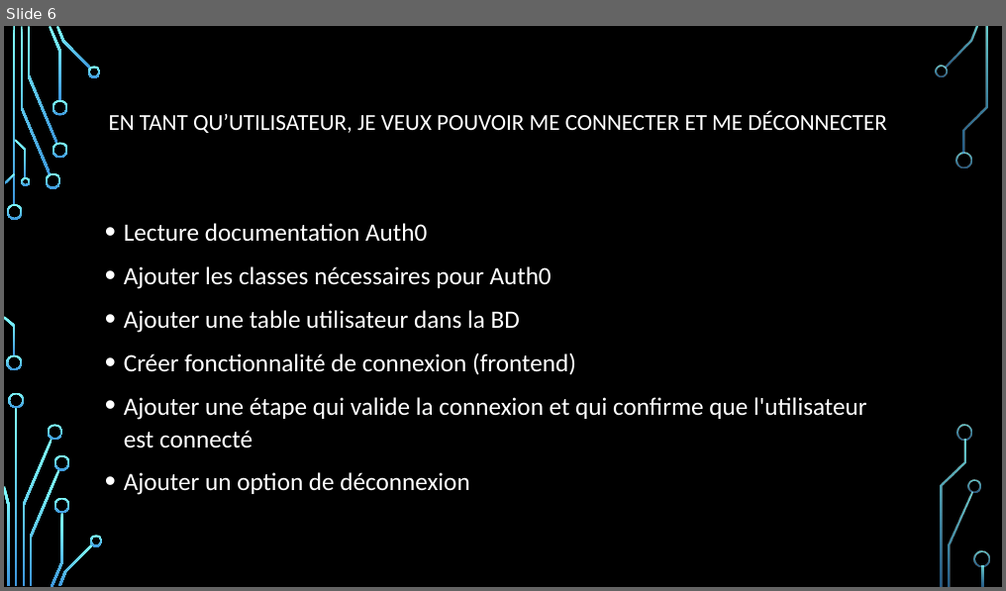
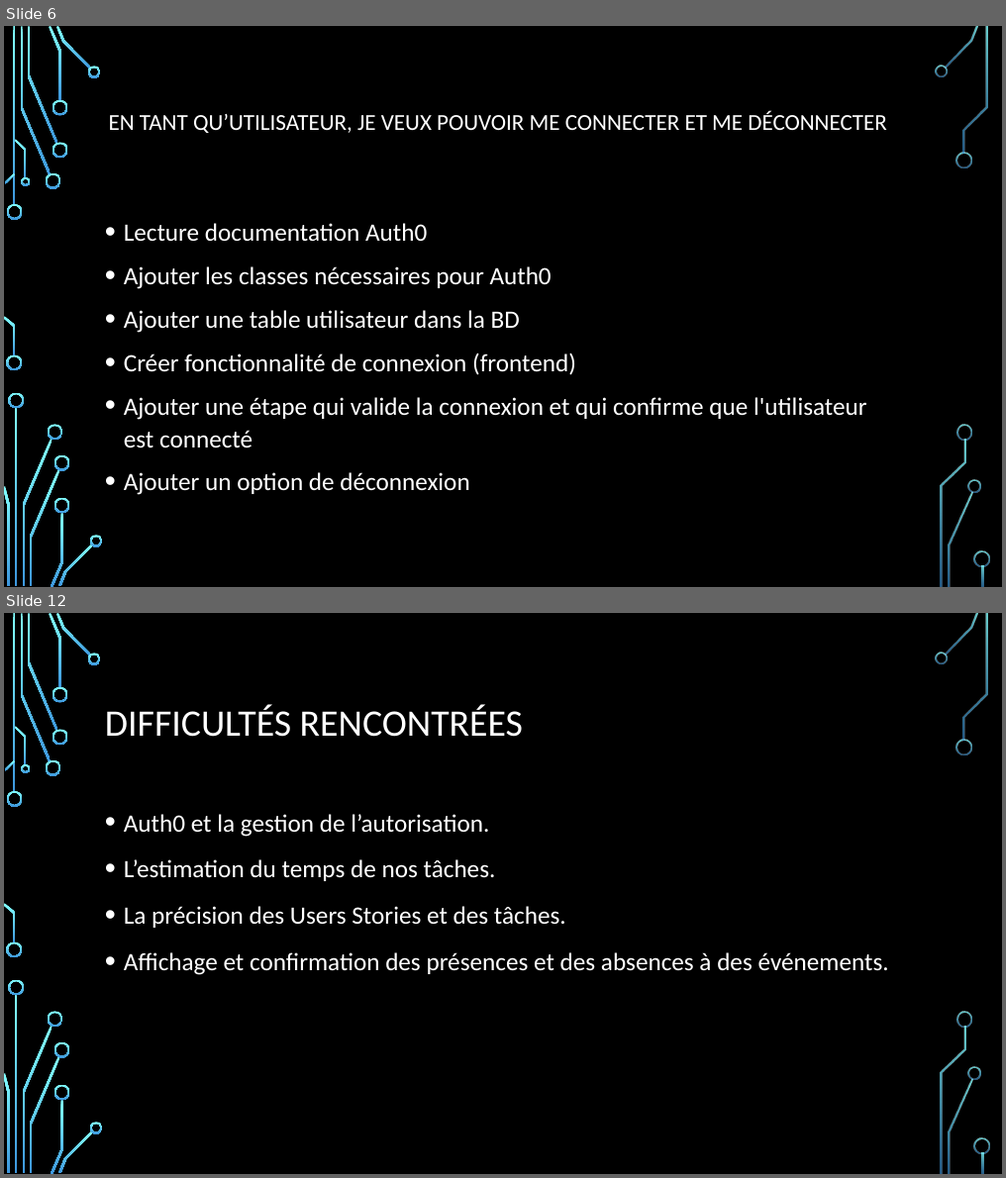
Before and after one commit to DFC-Informatique-Cegep-de-Sainte-Foy/GestionEquipesSportives, a slide deck: Documentation/Revue 2/Presentation_Revue_2.pptx. Shown one above the other, each under a label of ours: slide 6 before the commit, slides 6 and 12 after it; the slides between them are not shown. The pictures are 1006x591 and 1006x1178 pixels, drawn with LibreOffice and Linux fonts; fonts in the diff are those of the drawing; background and template pictures are left out. Boxes give left, top, right and bottom in pixels: in the first picture for what was removed or moved away, otherwise in the second. Text is boxed around its words. In the diff, an @@ line names an element or a change of style, - is before the commit and + after.

```diff
--- a/Documentation/Revue 2/Presentation_Revue_2.pptx
+++ b/Documentation/Revue 2/Presentation_Revue_2.pptx
@@ slide 12 added at [4, 613, 1002, 1174], background picture (left out); not listed: 36 template elements that a slide beside it also shows @@
@@ title added at [105, 704, 523, 737], 36 pt, text #FFFFFF @@
+DIFFICULTÉS RENCONTRÉES
@@ text added at [124, 814, 889, 975], 24 pt, text #FFFFFF @@
+• Auth0 et la gestion de l’autorisation.
+• L’estimation du temps de nos tâches.
+• La précision des Users Stories et des tâches.
+• Affichage et confirmation des présences et des absences à des événements.
```
Also in this commit, not shown: 8 slides changed, 3 other slides added, 2 slides removed, 2 other files.
